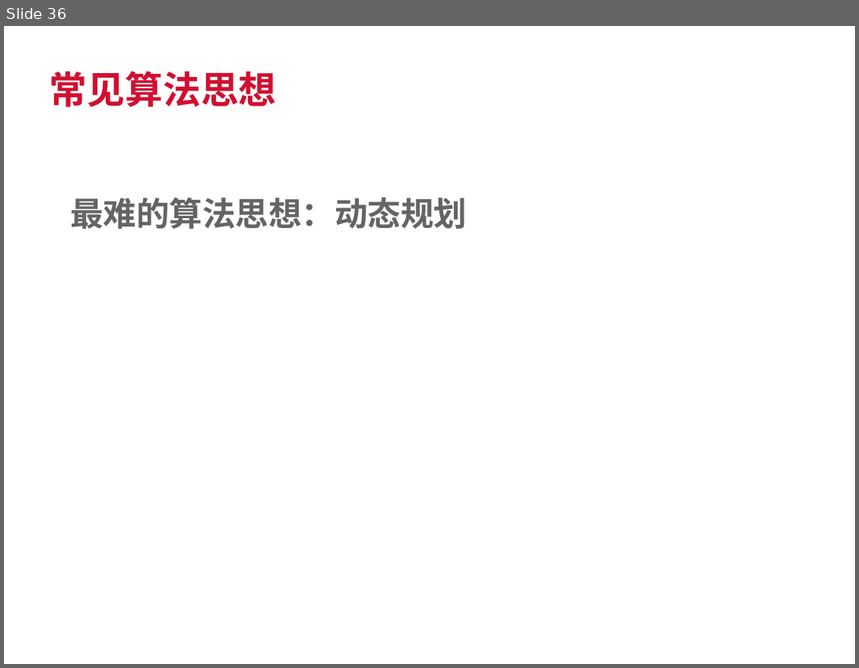
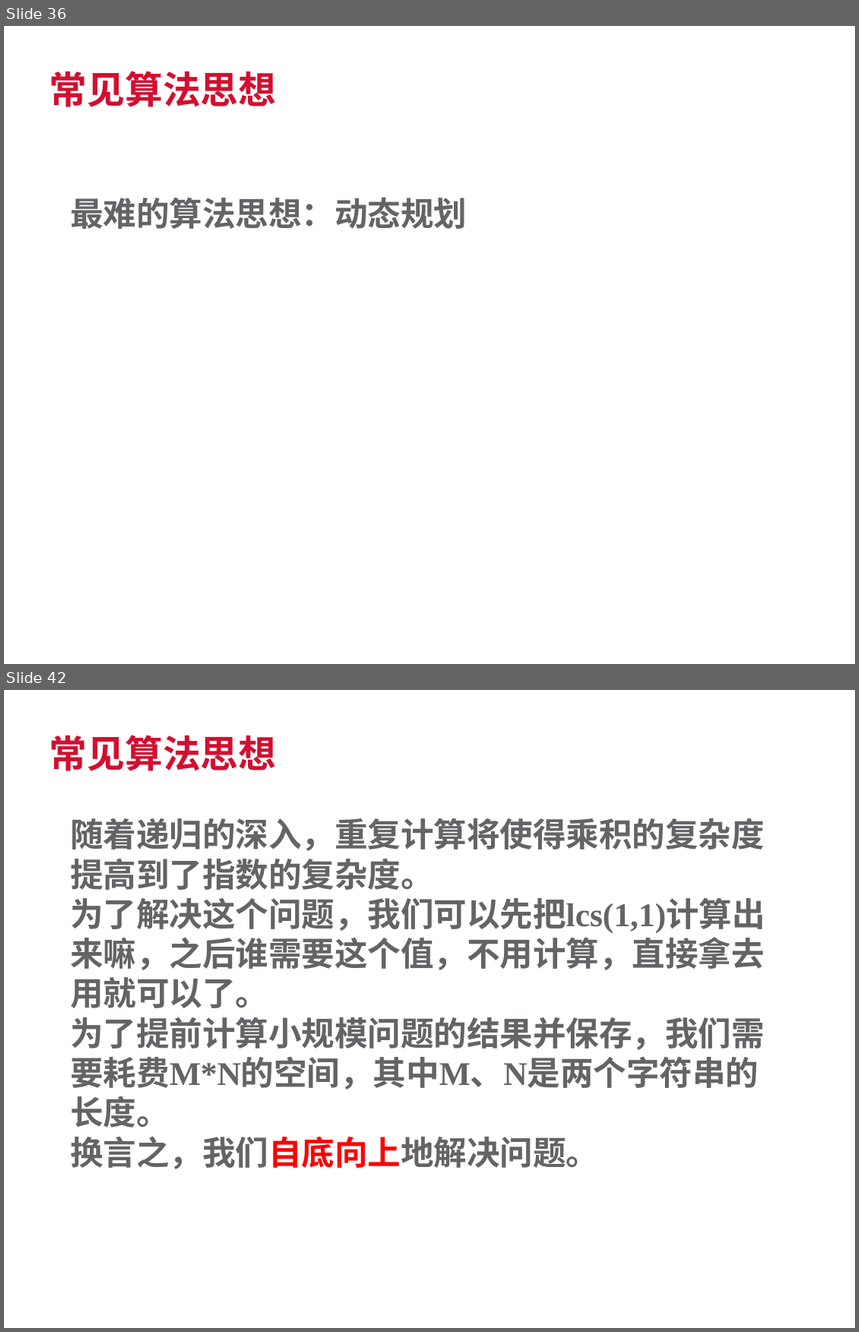
Before and after one commit to SherlockGn/documents, a slide deck: trendmicro template.pptx. Shown one above the other, each under a label of ours: slide 36 before the commit, slides 36 and 42 after it; the slides between them are not shown. The pictures are 859x668 and 859x1332 pixels, drawn with LibreOffice and Linux fonts; fonts in the diff are those of the drawing; background and template pictures are left out. Boxes give left, top, right and bottom in pixels: in the first picture for what was removed or moved away, otherwise in the second. Text is boxed around its words. In the diff, an @@ line names an element or a change of style, - is before the commit and + after.

```diff
--- a/trendmicro template.pptx
+++ b/trendmicro template.pptx
@@ slide 42 added at (4,690,855,1328), background #FFFFFF @@
@@ title added at (50,735,277,771), 32 pt, text #D20F30, bold @@
+常见算法思想
@@ text added at (70,818,766,1170), 28 pt, text #636466, bold @@
+随着递归的深入，重复计算将使得乘积的复杂度提高到了指数的复杂度。
+为了解决这个问题，我们可以先把lcs(1,1)计算出来嘛，之后谁需要这个值，不用计算，直接拿去用就可以了。
+为了提前计算小规模问题的结果并保存，我们需要耗费M*N的空间，其中M、N是两个字符串的长度。
+换言之，我们自底向上地解决问题。
@@ text added at (10,1300,111,1320), 9 pt, text #FFFFFF @@
+04/25/2016
```
Also in this commit, not shown: 1 slide changed, 9 other slides added, 4 other files.
